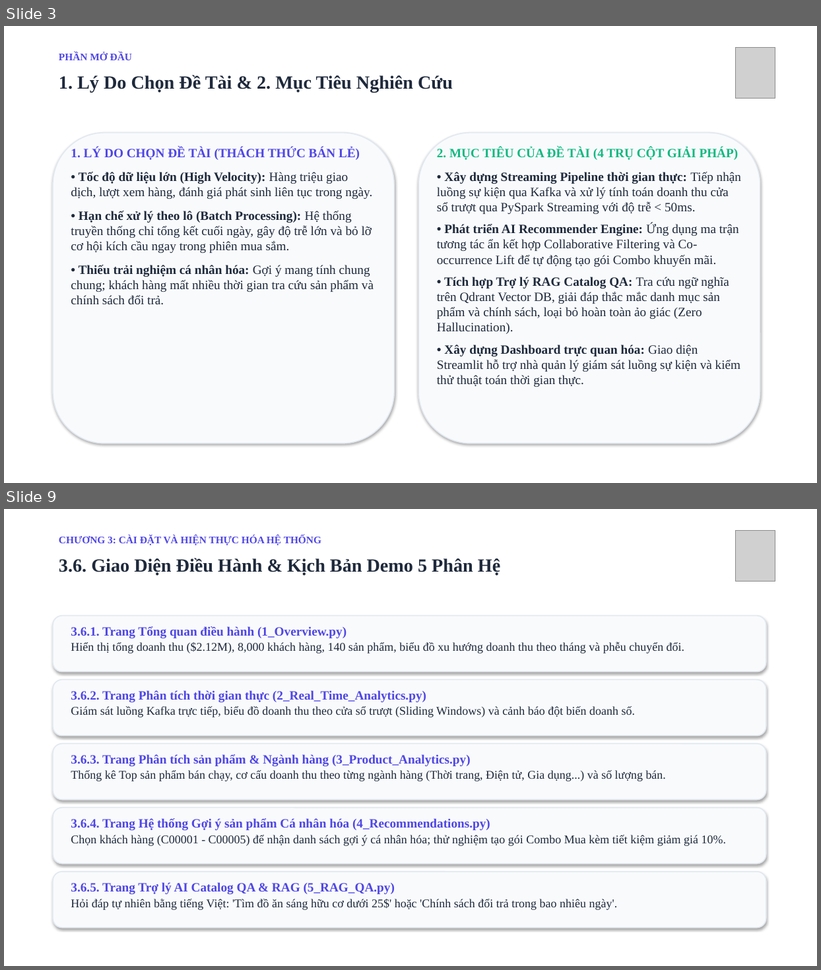
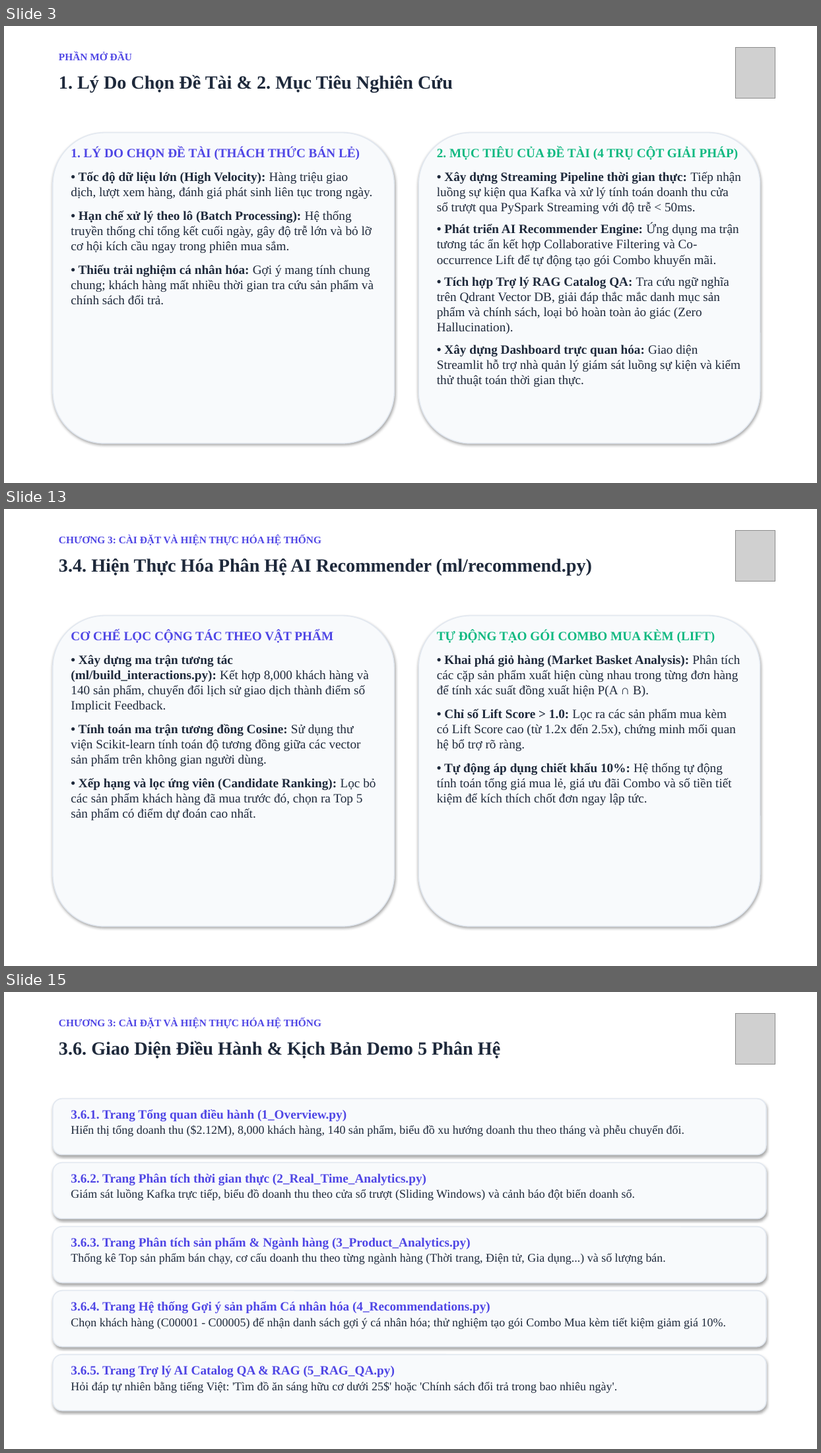
Before and after one commit to linhle100905/real-time-retail-analytics-platform, a slide deck: docs/Bao_Cao_Thuyet_Trinh_Do_An_Full.pptx. Shown one above the other, each under a label of ours: slides 3 and 9 before the commit, slides 3, 13 and 15 after it; the slides between them are not shown. The pictures are 821x970 and 821x1453 pixels, drawn with LibreOffice and Linux fonts; fonts in the diff are those of the drawing; grey boxes stand for pictures. Boxes give left, top, right and bottom in pixels: in the first picture for what was removed or moved away, otherwise in the second. Text is boxed around its words. In the diff, an @@ line names an element or a change of style, - is before the commit and + after.

```diff
--- a/docs/Bao_Cao_Thuyet_Trinh_Do_An_Full.pptx
+++ b/docs/Bao_Cao_Thuyet_Trinh_Do_An_Full.pptx
@@ slide 13 added at (4,509,817,966), background #FFFFFF @@
@@ text added at (59,535,321,545), 12 pt, text #4F46E5, bold @@
+CHƯƠNG 3: CÀI ĐẶT VÀ HIỆN THỰC HÓA HỆ THỐNG
@@ picture added at (736,530,776,582) @@
@@ text added at (59,559,593,575), 22 pt, text #1E293B, bold @@
+3.4. Hiện Thực Hóa Phân Hệ AI Recommender (ml/recommend.py)
@@ rounded rectangle added at (53,616,395,927), fill #F8FAFC, outline #E2E8F0 1.2 pt @@
@@ rounded rectangle added at (418,616,760,927), fill #F8FAFC, outline #E2E8F0 1.2 pt @@
@@ text added at (71,630,376,821), 15 pt, text #1E293B @@
+CƠ CHẾ LỌC CỘNG TÁC THEO VẬT PHẨM
+• Xây dựng ma trận tương tác (ml/build_interactions.py): Kết hợp 8,000 khách hàng và 140 sản phẩm, chuyển đổi lịch sử giao dịch thành điểm số Implicit Feedback.
+• Tính toán ma trận tương đồng Cosine: Sử dụng thư viện Scikit-learn tính toán độ tương đồng giữa các vector sản phẩm trên không gian người dùng.
+• Xếp hạng và lọc ứng viên (Candidate Ranking): Lọc bỏ các sản phẩm khách hàng đã mua trước đó, chọn ra Top 5 sản phẩm có điểm dự đoán cao nhất.
@@ text added at (437,630,741,805), 15 pt, text #1E293B @@
+TỰ ĐỘNG TẠO GÓI COMBO MUA KÈM (LIFT)
+• Khai phá giỏ hàng (Market Basket Analysis): Phân tích các cặp sản phẩm xuất hiện cùng nhau trong từng đơn hàng để tính xác suất đồng xuất hiện P(A ∩ B).
+• Chỉ số Lift Score > 1.0: Lọc ra các sản phẩm mua kèm có Lift Score cao (từ 1.2x đến 2.5x), chứng minh mối quan hệ bổ trợ rõ ràng.
+• Tự động áp dụng chiết khấu 10%: Hệ thống tự động tính toán tổng giá mua lẻ, giá ưu đãi Combo và số tiền tiết kiệm để kích thích chốt đơn ngay lập tức.
@@ what was slide 9 is now slide 15 @@
```
Also in this commit, not shown: 5 slides changed, 7 other slides added, 2 slides removed.
